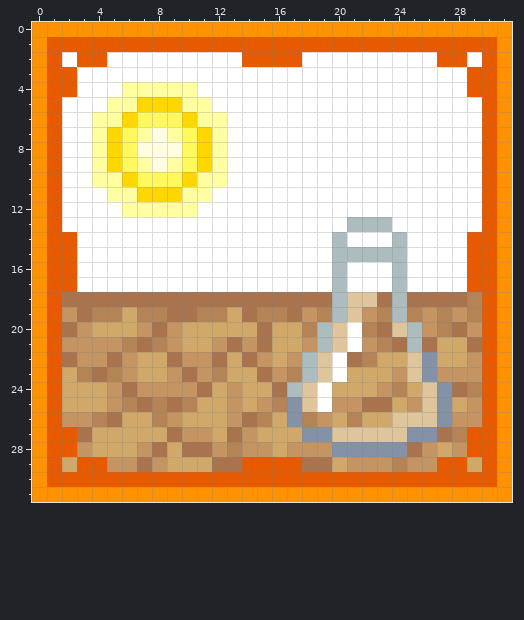
Pixel-art sprite, stored at Pictures/Drought.png. Above is the file before it was changed.
The file is 64x64 pixels, drawn in blocks of 2x2; one block is one cell here.
The same view after the edit:
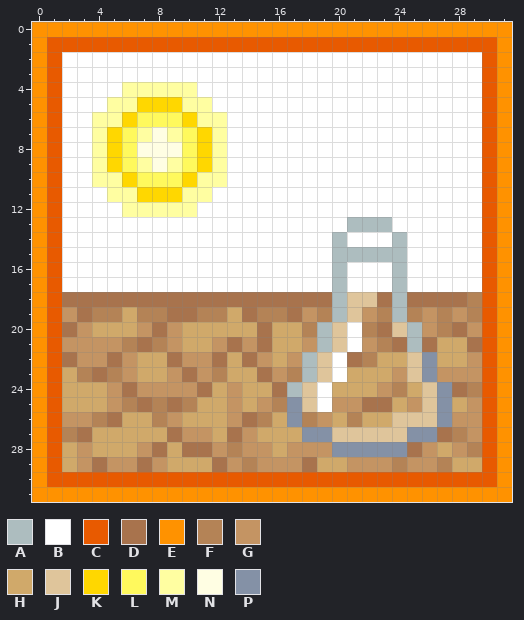
Palette (. is transparent): A #adbdbf  B #ffffff  C #e85a00  D #a8734d  E #ff9200  F #b48356  G #c49463  H #d0a96a  J #dfc59b  K #ffd700  L #fff95d  M #fffea1  N #fffee3  P #8491a6
Change:
@@ x 0..31 @@
  1 ECCCCCCCCCCCCCCCCCCCCCCCCCCCCCCE
- 2 ECBCCBBBBBBBBBCCCCBBBBBBBBBCCBCE
- 3 ECCBBBBBBBBBBBBBBBBBBBBBBBBBBCCE
- 4 ECCBBBMMMMMBBBBBBBBBBBBBBBBBBCCE
+ 2 ECBBBBBBBBBBBBBBBBBBBBBBBBBBBBCE
+ 3 ECBBBBBBBBBBBBBBBBBBBBBBBBBBBBCE
+ 4 ECBBBBMMMMMBBBBBBBBBBBBBBBBBBBCE
  5 ECBBBMMKKKMMBBBBBBBBBBBBBBBBBBCE
@@ x 0..31 @@
 13 ECBBBBBBBBBBBBBBBBBBBAAABBBBBBCE
-14 ECCBBBBBBBBBBBBBBBBBABBBABBBBCCE
-15 ECCBBBBBBBBBBBBBBBBBAAAAABBBBCCE
-16 ECCBBBBBBBBBBBBBBBBBABBBABBBBCCE
-17 ECCBBBBBBBBBBBBBBBBBABBBABBBBCCE
+14 ECBBBBBBBBBBBBBBBBBBABBBABBBBBCE
+15 ECBBBBBBBBBBBBBBBBBBAAAAABBBBBCE
+16 ECBBBBBBBBBBBBBBBBBBABBBABBBBBCE
+17 ECBBBBBBBBBBBBBBBBBBABBBABBBBBCE
 18 ECDDDDDDDDDDDDDDDDDDAJJDADDDDFCE
@@ x 0..31 @@
 26 ECGGFDHHFGHHHGDFHPFGHFHHJJJPGGCE
-27 ECCDHHHHHDGGHDGHHHPPJJJJJPPDFCCE
-28 ECCGHHHGDHDDGFGGHGGGPPPPPDGHGCCE
-29 ECHCCGGDGHHHDDCCCCDDHGGGFGGCCHCE
+27 ECFDHHHHHDGGHDGHHHPPJJJJJPPDFGCE
+28 ECHGHHHGDHDDGFGGHGGGPPPPPDGHGFCE
+29 ECHGDGGDGHHHDGFGGGDHHGGGFGGFHHCE
 30 ECCCCCCCCCCCCCCCCCCCCCCCCCCCCCCE
